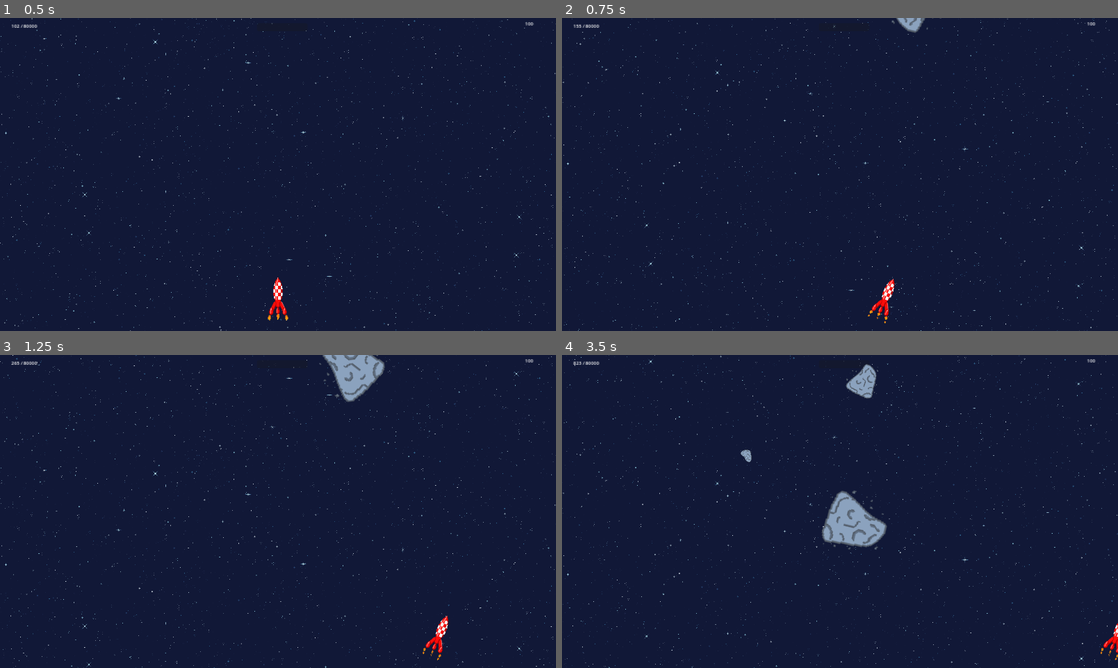
Above: before the commit, frames 1-4 (two rows, left to right).
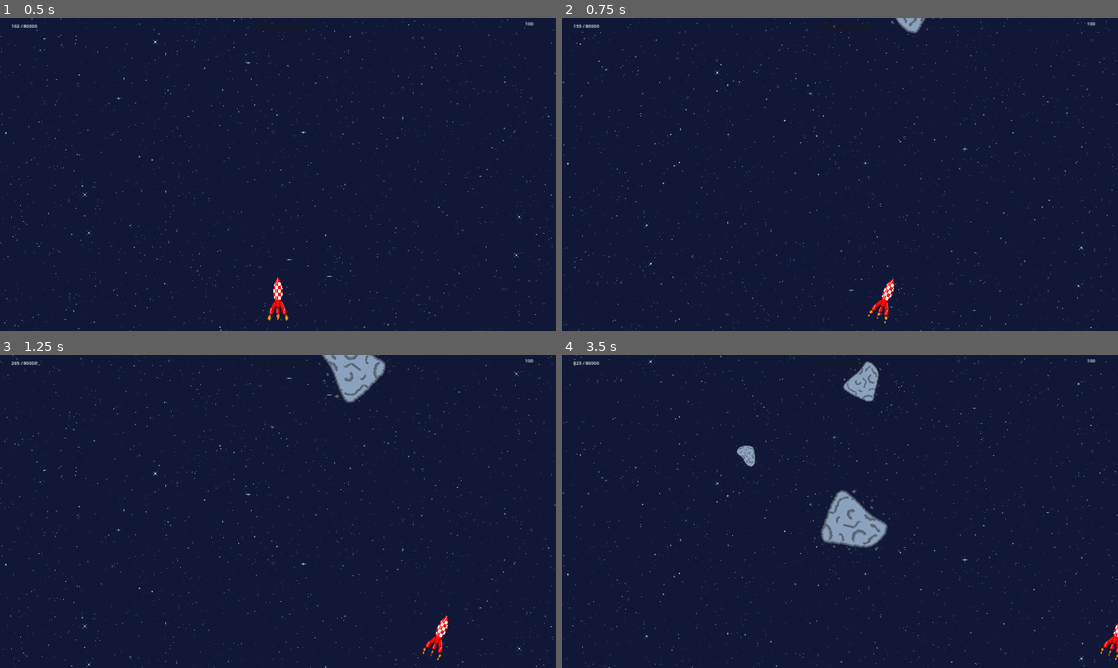
Above: after the commit, the same moments.

Repository: Zenika/tomato-rocket
Game: Godot game, scene res://scenes/race_screen.tscn
Same seed, same stepped clock (60 frames per second), same inputs: the game is played once before the commit and once after it.
Inputs:
- Up to frame 1 (0.5 s): no input
- Up to frame 2 (0.75 s): hold Right (move_right) from 0.53 s (still down); hold Space (boost) from 0.53 s (still down)
- Up to frame 3 (1.25 s): keep holding Right (move_right); keep holding Space (boost)
- Up to frame 4 (3.5 s): release Right (move_right) at 1.28 s; release Space (boost) at 1.28 s; hold Left (move_left) 1.28-2.03 s; tap Space (boost) at 1.35, 2.85 s; hold Space (boost) 2.03-2.78 s; hold Right (move_right) from 2.03 s (still down)

Frame 1 is identical in both runs. In frame 2, less than 0.1% of the frame differs, in the area x 59-69%, y 0-5%; in frame 3, 0.2%; in frame 4, 0.7%, in the area x 31-59%, y 2-63%.

Commit message:
fix: moins de patates à l'écran

Diff:
--- a/actors/enemy.gd
+++ b/actors/enemy.gd
@@ -10,7 +10,7 @@
 func _ready():
 	animated_sprite.animation = "asteroid" + str(randi_range(1, 3))
 	rotation = randf() * PI
-	var scale_ratio = randf_range(0.5, 4)
+	var scale_ratio = randf_range(1, 4)
 	scale = Vector2(scale_ratio, scale_ratio)
 
 	speed_coef = randf()
